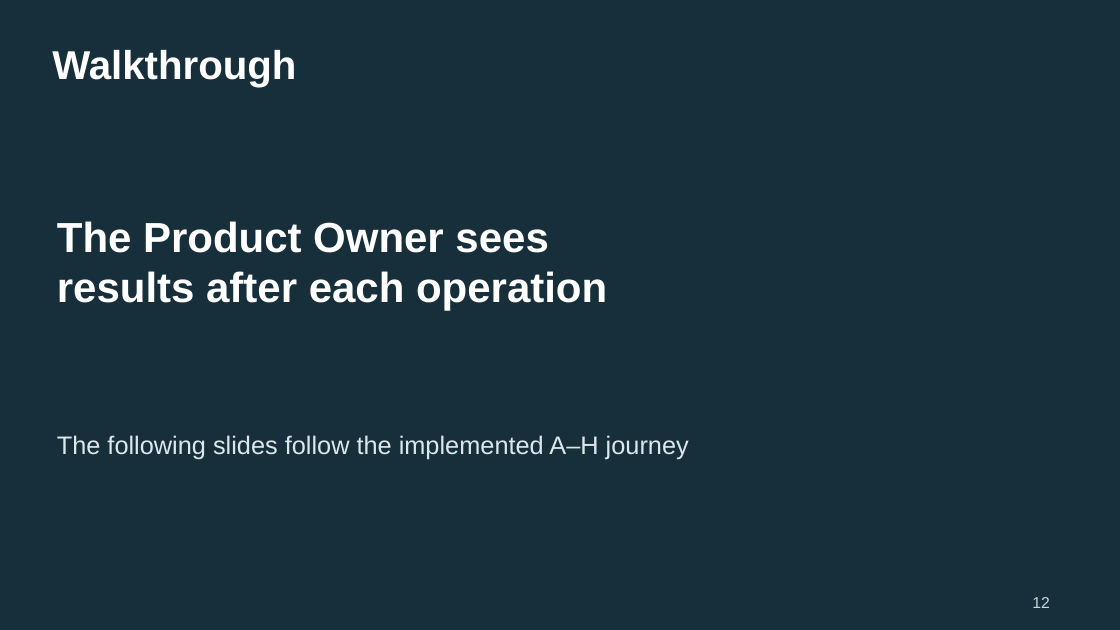
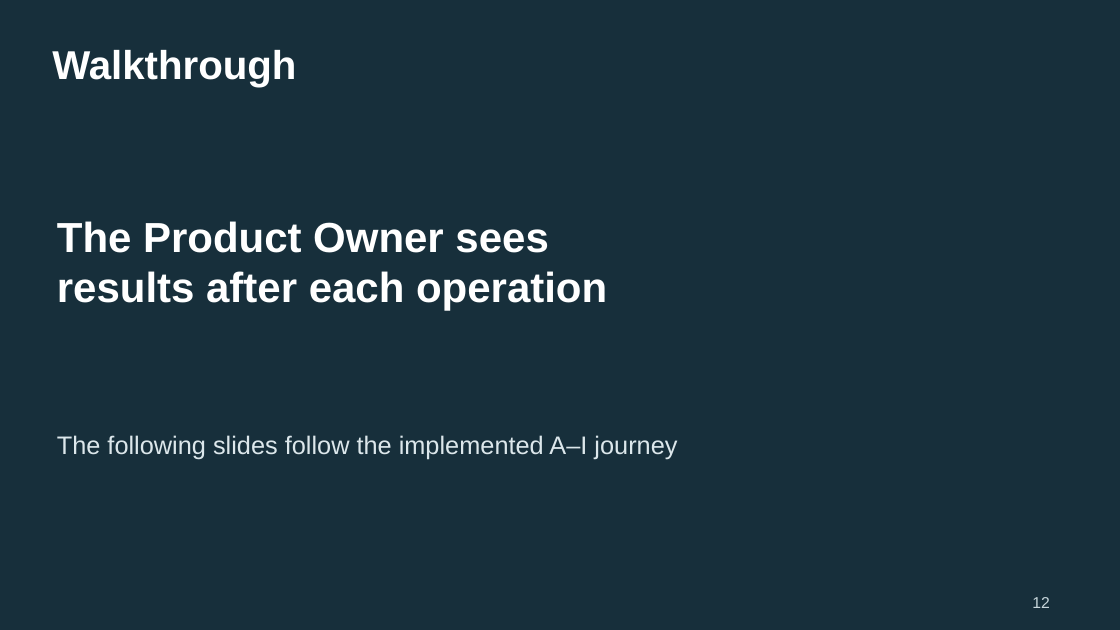
Before and after one commit to rstyczynski/APEX_CICD, a slide deck: slide 12 of progress/E.1/sprint_E.1_increment_demo.pptx. Drawn at 1120x630 pixels with LibreOffice and Linux fonts; fonts in the diff are those of the drawing. Boxes give left, top, right and bottom in pixels: in the first picture for what was removed or moved away, otherwise in the second. Text is boxed around its words. In the diff, an @@ line names an element or a change of style, - is before the commit and + after.

```diff
--- a/progress/E.1/sprint_E.1_increment_demo.pptx
+++ b/progress/E.1/sprint_E.1_increment_demo.pptx
@@ text at box(57, 435, 677, 459): text changed @@
-The following slides follow the implemented A–H journey
+The following slides follow the implemented A–I journey
```
Also in this commit, not shown: 9 other slides changed, 1 slide added, 14 other files.
